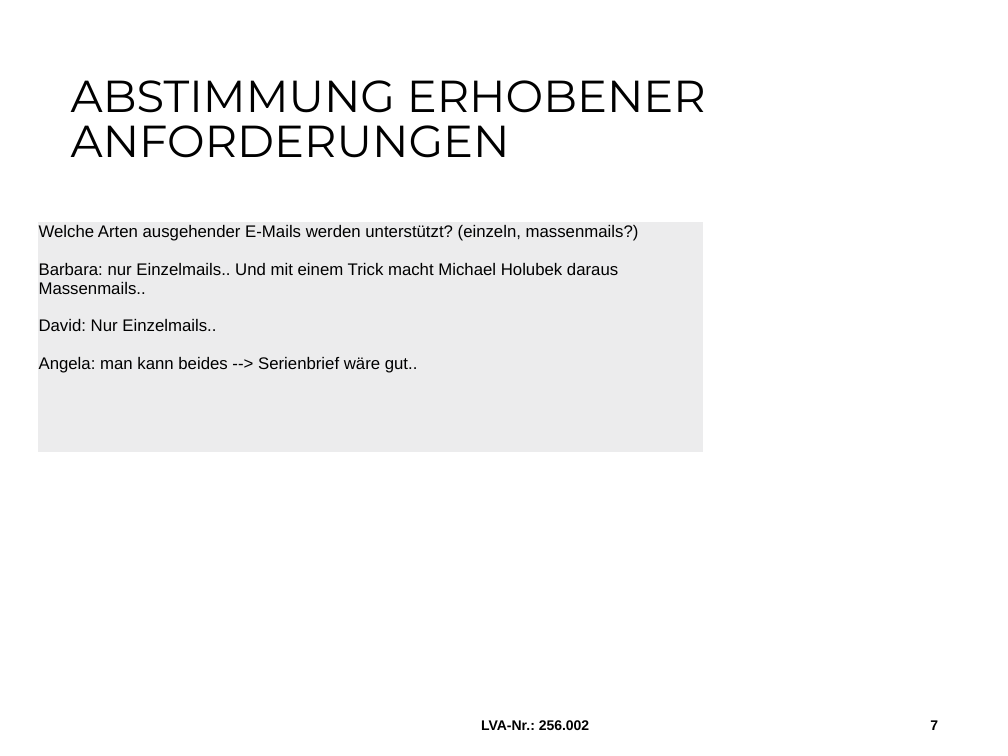
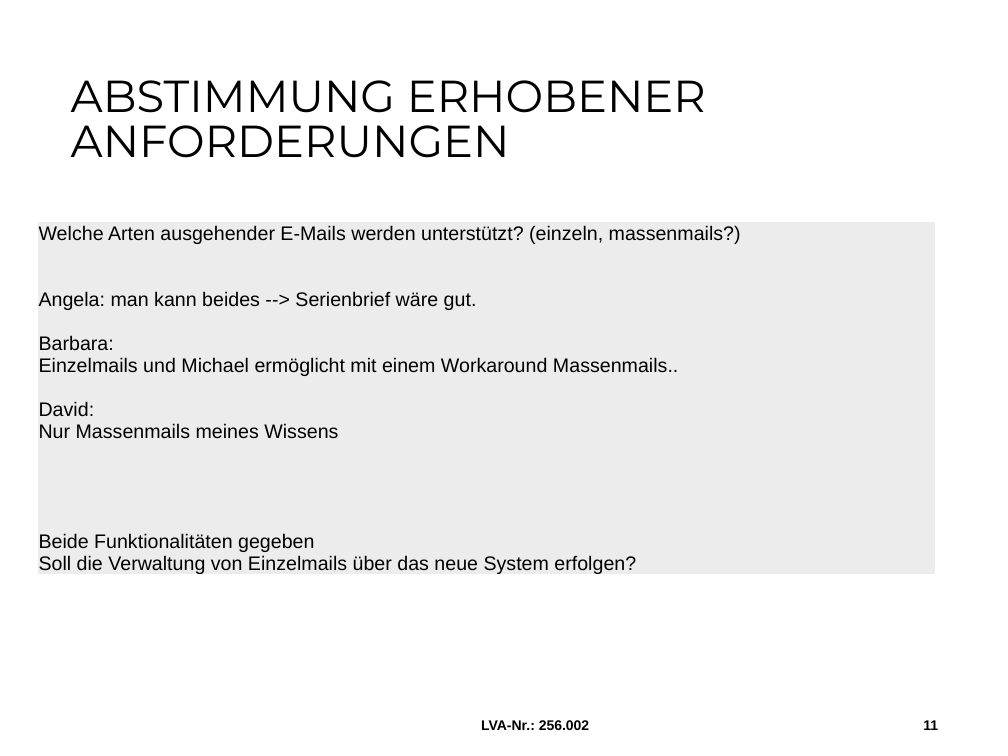
Before and after one commit to MilosTomic123/IT_Projekt_SS19, a slide deck: slide 11 of Arbeitsdokumente/190522_Workshop.pptx (slide 7 before the commit). Drawn at 1008x756 pixels with LibreOffice and Linux fonts; fonts in the diff are those of the drawing; background and template pictures are left out. Boxes give left, top, right and bottom in pixels: in the first picture for what was removed or moved away, otherwise in the second. Text is boxed around its words. In the diff, an @@ line names an element or a change of style, - is before the commit and + after.

```diff
--- a/Arbeitsdokumente/190522_Workshop.pptx
+++ b/Arbeitsdokumente/190522_Workshop.pptx
@@ table at (x1=37, y1=222, x2=935, y2=599) @@
-row 1, column 1: Welche Arten ausgehender E-Mails werden unterstützt? (einzeln, massenmails?) / Barbara: nur Einzelmails.. Und mit einem Trick macht Michael Holubek daraus Massenmails.. / David: Nur Einzelmails.. / Angela: man kann beides --> Serienbrief wäre gut..
+row 1, column 1: Welche Arten ausgehender E-Mails werden unterstützt? (einzeln, massenmails?) / Angela: man kann beides --> Serienbrief wäre gut. / Barbara: / Einzelmails und Michael ermöglicht mit einem Workaround Massenmails.. / David: / Nur Massenmails meines Wissens / Beide Funktionalitäten gegeben / Soll die Verwaltung von Einzelmails über das neue System erfolgen?
@@ table resized from (x1=37, y1=222, x2=704, y2=453) to (x1=37, y1=222, x2=935, y2=599) @@
@@ page number at (x1=923, y1=720, x2=938, y2=730): text changed @@
-7
+11
```
Also in this commit, not shown: 3 other slides changed, 7 slides added, 1 other file.
